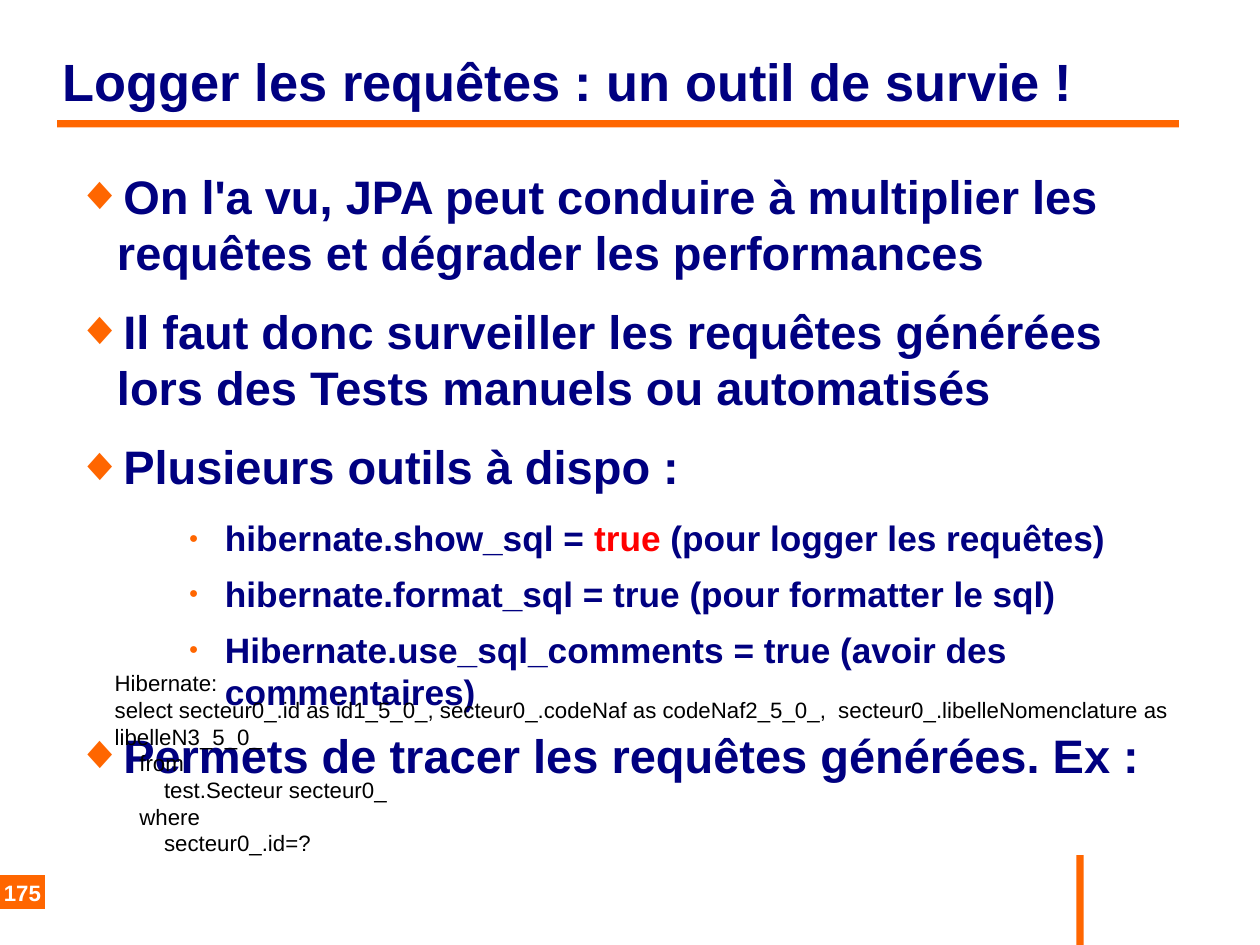
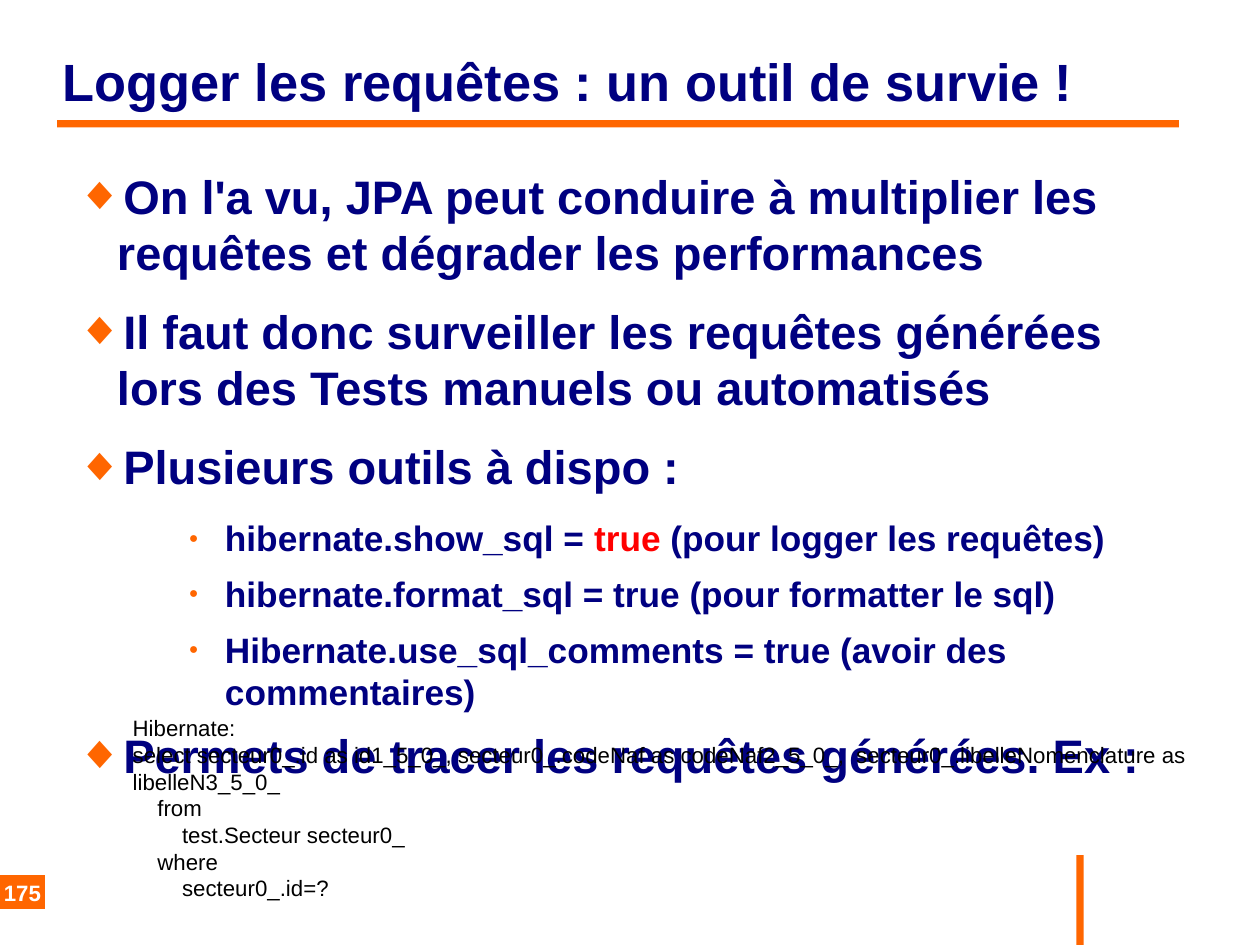
Before and after one commit to philphils/formation-hibernate-basique, a slide deck: slide 175 of Documentation/diapo_formation_hibernate.odp. Drawn at 1260x945 pixels with LibreOffice and Linux fonts; fonts in the diff are those of the drawing; background and template pictures are left out. Boxes give left, top, right and bottom in pixels: in the first picture for what was removed or moved away, otherwise in the second. Text is boxed around its words. In the diff, an @@ line names an element or a change of style, - is before the commit and + after.

```diff
--- a/Documentation/diapo_formation_hibernate.odp
+++ b/Documentation/diapo_formation_hibernate.odp
@@ text "Hibernate:": place and size @@
-text "Hibernate:" at (115,675,1167,856)
+text "Hibernate:" at (133,720,1185,901)
```
Also in this commit, not shown: 3 other slides changed.
